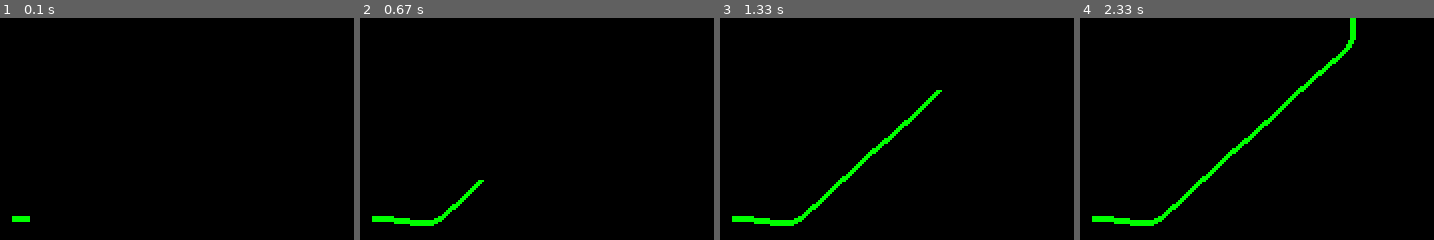
Above: before the commit, frames 1-4 (left to right).
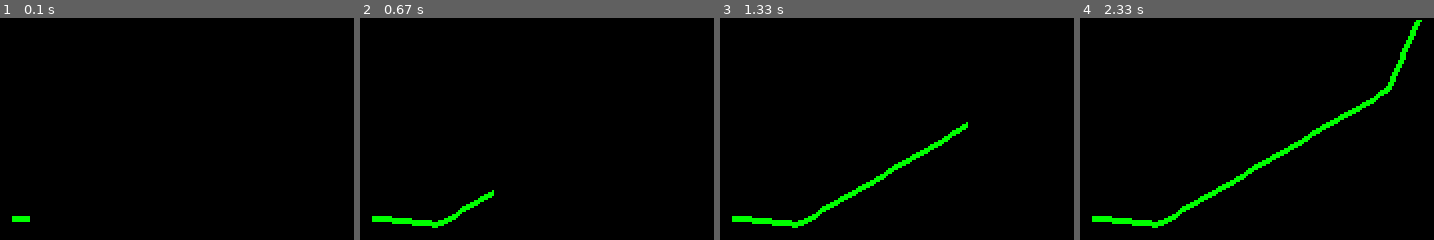
Above: after the commit, the same moments.

Repository: gagiuntoli/simple-pygame
Game: pygame game, started from game.py
Same seed, same stepped clock (60 frames per second), same inputs: the game is played once before the commit and once after it.
Inputs:
- Up to frame 1 (0.1 s): no input
- Up to frame 2 (0.67 s): tap K at 0.33 s
- Up to frame 3 (1.33 s): no input
- Up to frame 4 (2.33 s): tap K at 1.67 s

Frame 1 is identical in both runs. In frame 2, 0.8% of the frame differs, in the area x 9-38%, y 72-95%; in frame 3, 2.4%; in frame 4, 4.0%, in the area x 9-97%, y 0-95%.

Commit message:
Implement collision check

Diff:
--- a/game.py
+++ b/game.py
@@ -8,9 +8,10 @@
 GREEN = (0, 255, 0)
 BLUE  = (0, 0, 255)
 
-FPS = 24
+FPS = 48
 VELOCITY = 100.0
 ANGULAR_SPEED = 10.0
+TOL = 1.0
 
 pygame.init()
 
@@ -22,6 +23,24 @@
 
 position = (10.0, 100.0)
 angle = 0.1
+
+visited = []
+
+def distance2(p1, p2):
+    (x1, y1) = p1
+    (x2, y2) = p2
+    return (x2-x1)**2 + (y2-y1)**2
+
+def check_collision(position, visited, width, height):
+    (x, y) = position
+    if x < 0 or y < 0 or x > width or y > height:
+        return True
+
+    for point in visited:
+        if distance2(position, point) < TOL:
+            return True
+
+    return False
 
 while is_running:
 
@@ -39,10 +58,16 @@
 
     (x, y) = position
     (vx, vy) = (VELOCITY * cos(angle), VELOCITY * sin(angle))
-    new_position = (x+vx*dt, y+vy*dt)
+
+    if check_collision((x+vx*dt, y+vy*dt), visited, WIDTH, HEIGHT):
+        new_position = position
+        print("Game Over")
+    else:
+        new_position = (x+vx*dt, y+vy*dt)
 
     pygame.draw.line(screen, GREEN, position, new_position, width=3)
 
     pygame.display.update()
 
     position = new_position
+    visited.append(position)
